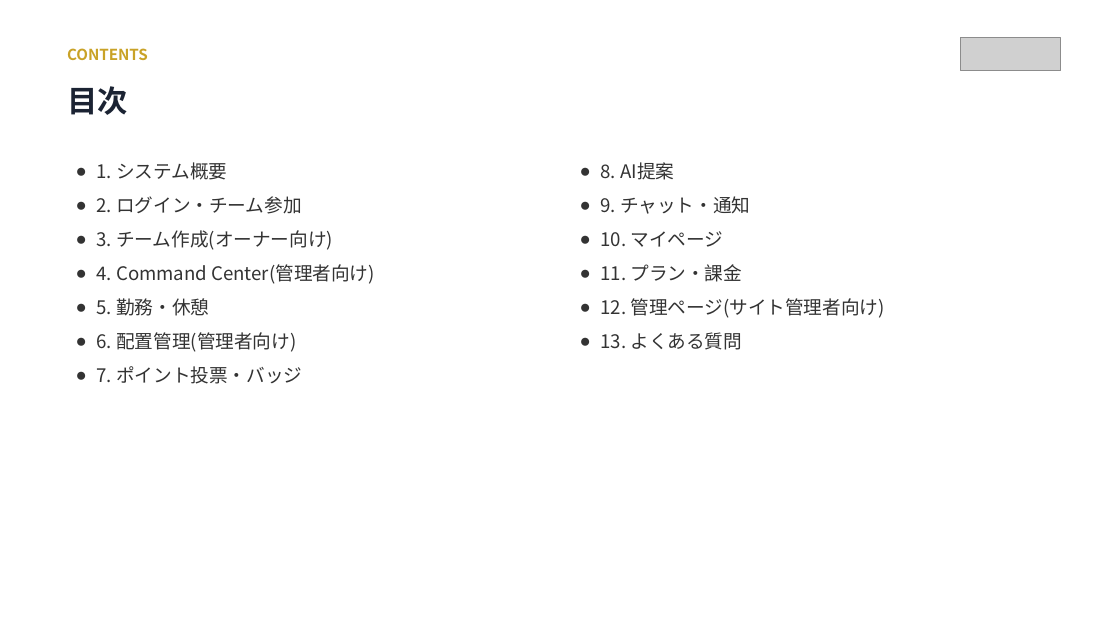
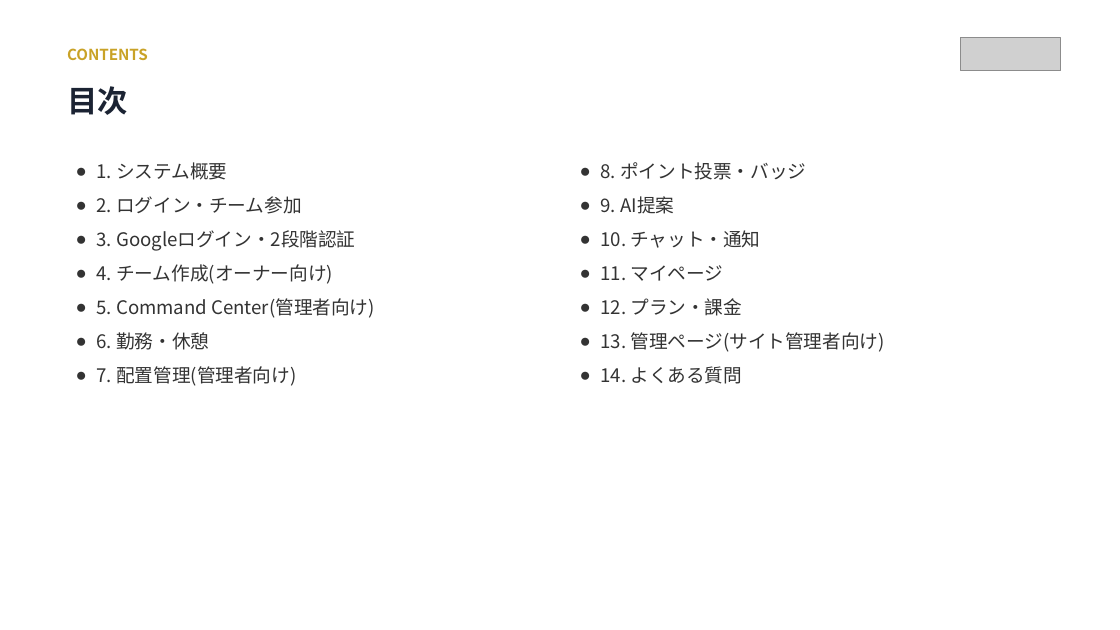
Before and after one commit to TAKAY0122/genba-mvp, a slide deck: slide 2 of docgen/操作説明書.pptx. Drawn at 1120x630 pixels with LibreOffice and Linux fonts; fonts in the diff are those of the drawing; grey boxes stand for pictures. Boxes give left, top, right and bottom in pixels: in the first picture for what was removed or moved away, otherwise in the second. Text is boxed around its words. In the diff, an @@ line names an element or a change of style, - is before the commit and + after.

```diff
--- a/docgen/操作説明書.pptx
+++ b/docgen/操作説明書.pptx
@@ text at box(601, 162, 885, 384): text changed @@
-● 8. AI提案
-● 9. チャット・通知
-● 10. マイページ
-● 11. プラン・課金
-● 12. 管理ページ(サイト管理者向け)
-● 13. よくある質問
+● 8. ポイント投票・バッジ
+● 9. AI提案
+● 10. チャット・通知
+● 11. マイページ
+● 12. プラン・課金
+● 13. 管理ページ(サイト管理者向け)
+● 14. よくある質問
@@ text at box(97, 230, 375, 386): text changed @@
-● 3. チーム作成(オーナー向け)
-● 4. Command Center(管理者向け)
-● 5. 勤務・休憩
-● 6. 配置管理(管理者向け)
-● 7. ポイント投票・バッジ
+● 3. Googleログイン・2段階認証
+● 4. チーム作成(オーナー向け)
+● 5. Command Center(管理者向け)
+● 6. 勤務・休憩
+● 7. 配置管理(管理者向け)
```
Also in this commit, not shown: 12 other slides changed, 2 slides added, 27 other files.
